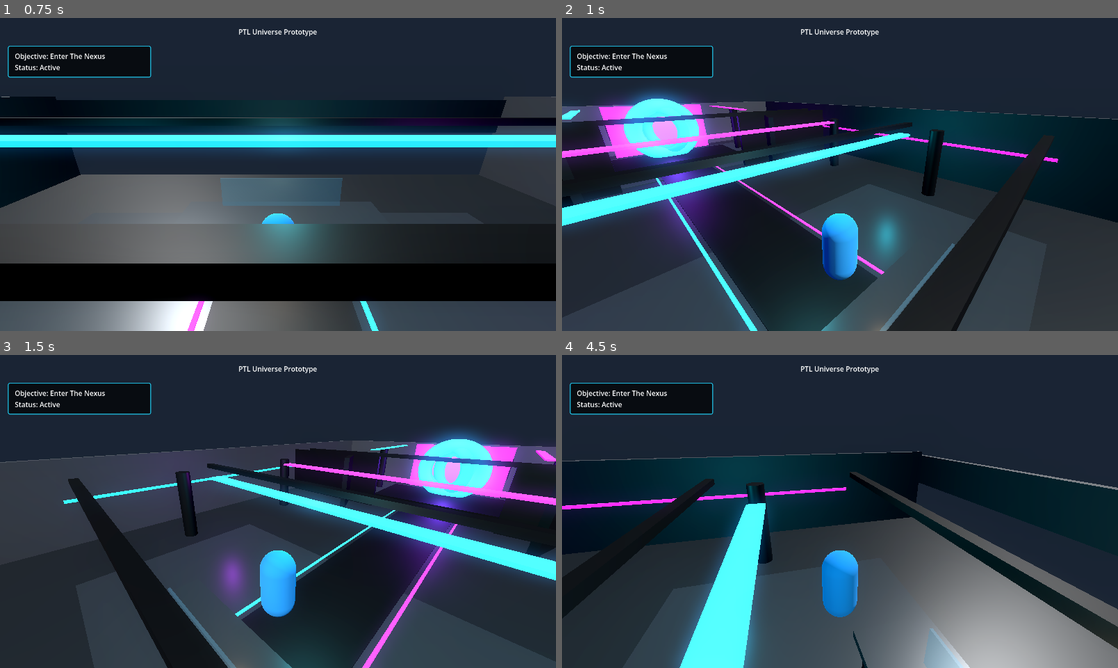
Above: before the commit, frames 1-4 (two rows, left to right).
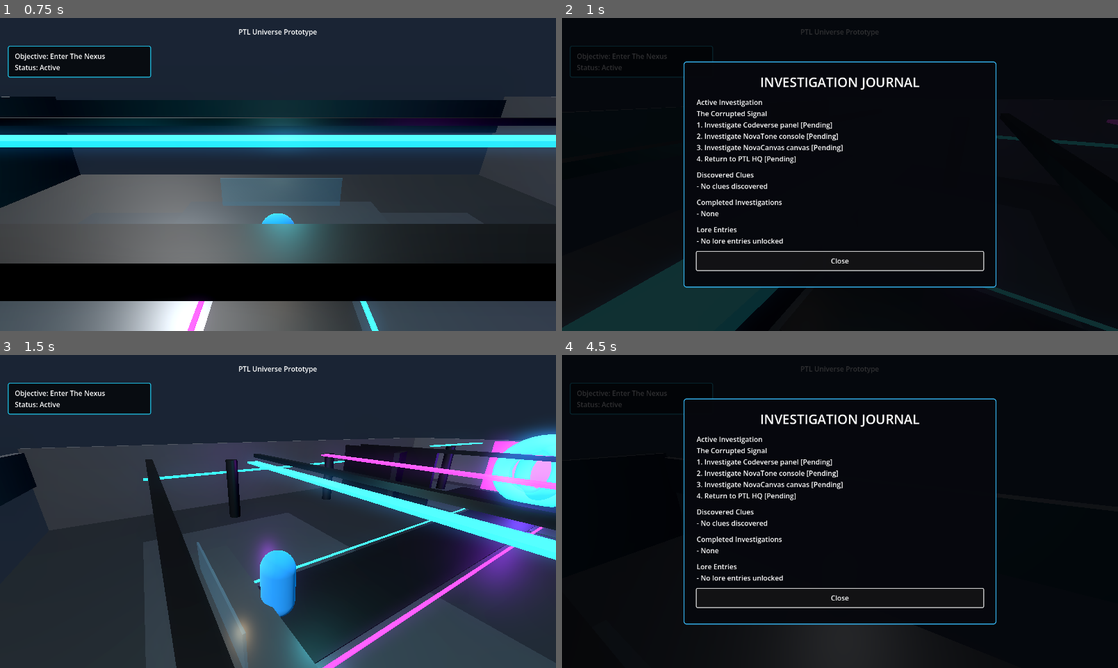
Above: after the commit, the same moments.

Repository: Bparker81597/PTL-Universe
Game: Godot game, scene res://scenes/main/Main.tscn
Same seed, same stepped clock (60 frames per second), same inputs: the game is played once before the commit and once after it.
Inputs:
- Up to frame 1 (0.75 s): tap Enter at 0.5 s; hold D (move_right) from 0.53 s (still down); hold E (interact) from 0.53 s (still down)
- Up to frame 2 (1 s): keep holding D (move_right); keep holding E (interact); tap Space (jump) at 0.77 s; tap Backspace (investigation_journal, bound only after the comm… at 0.8 s
- Up to frame 3 (1.5 s): release D (move_right) at 1.28 s; release E (interact) at 1.28 s; hold S (move_back) from 1.28 s (still down); tap Backspace (investigation_journal, bound only after the comm… at 1.35 s
- Up to frame 4 (4.5 s): tap E (interact) at 1.55, 3.05 s; release S (move_back) at 2.03 s; hold D (move_right) 2.03-2.78 s; hold E (interact) 2.03-2.78 s; tap Backspace (investigation_journal, bound only after the comm… at 2.3, 2.85, 3.8, 4.35 s; hold W (move_forward) 2.78-3.53 s; hold E (interact) 3.53-4.28 s; hold A (move_left) from 3.53 s (still down); tap Space (jump) at 3.77 s; tap Escape (ui_cancel) at 4.15 s

Frame 1 is identical in both runs. In frame 2, 84% of the frame differs, in the area x 0-100%, y 0-100%; in frame 3, 34%; in frame 4, 88%.

Commit message:
Add investigation journal and clue tracking

Diff:
--- a/project.godot
+++ b/project.godot
@@ -19,6 +19,7 @@
 
 SceneManager="*res://systems/portals/scene_manager.gd"
 ObjectiveManager="*res://systems/objectives/objective_manager.gd"
+InvestigationManager="*res://systems/investigations/investigation_manager.gd"
 
 [display]
 
@@ -57,3 +58,8 @@
 "events": [Object(InputEventKey,"resource_local_to_scene":false,"resource_name":"","device":-1,"window_id":0,"alt_press …(192 unchanged characters)…
 ]
 }
+investigation_journal={
+"deadzone": 0.5,
+"events": [Object(InputEventKey,"resource_local_to_scene":false,"resource_name":"","device":-1,"window_id":0,"alt_pressed":false,"shift_pressed":false,"ctrl_pressed":false,"meta_pressed":false,"pressed":false,"keycode":4194308,"physical_keycode":0,"key_label":0,"unicode":9,"location":0,"echo":false,"script":null)
+]
+}
--- a/scenes/main/Main.tscn
+++ b/scenes/main/Main.tscn
@@ -6,6 +6,7 @@
 [ext_resource type="PackedScene" path="res://scenes/ui/PrototypeUI.tscn" id="3_ui"]
 [ext_resource type="PackedScene" path="res://scenes/ui/nexus_menu.tscn" id="4_nexus_menu"]
 [ext_resource type="PackedScene" path="res://scenes/ui/ObjectiveUI.tscn" id="5_objective_ui"]
+[ext_resource type="PackedScene" path="res://scenes/ui/InvestigationJournal.tscn" id="6_journal"]
 
 [node name="Main" type="Node3D"]
 script = ExtResource("1_main")
@@ -26,3 +27,5 @@
 [node name="ObjectiveUI" parent="." instance=ExtResource("5_objective_ui")]
 
 [node name="NexusMenu" parent="." instance=ExtResource("4_nexus_menu")]
+
+[node name="InvestigationJournal" parent="." instance=ExtResource("6_journal")]
--- /dev/null
+++ b/scenes/ui/InvestigationJournal.tscn
@@ -0,0 +1,80 @@
+[gd_scene load_steps=3 format=3 uid="uid://ptl_investigation_journal"]
+
+[ext_resource type="Script" path="res://scripts/investigation_journal.gd" id="1_journal"]
+
+[sub_resource type="StyleBoxFlat" id="StyleBoxFlat_journal"]
+bg_color = Color(0.025, 0.03, 0.05, 0.98)
+border_width_left = 2
+border_width_top = 2
+border_width_right = 2
+border_width_bottom = 2
+border_color = Color(0.22, 0.75, 1, 0.95)
+corner_radius_top_left = 6
+corner_radius_top_right = 6
+corner_radius_bottom_right = 6
+corner_radius_bottom_left = 6
+
+[node name="InvestigationJournal" type="CanvasLayer"]
+layer = 12
+script = ExtResource("1_journal")
+
+[node name="JournalOverlay" type="ColorRect" parent="."]
+anchors_preset = 15
+anchor_right = 1.0
+anchor_bottom = 1.0
+color = Color(0.005, 0.008, 0.018, 0.82)
+
+[node name="CenterContainer" type="CenterContainer" parent="JournalOverlay"]
+layout_mode = 1
+anchors_preset = 15
+anchor_right = 1.0
+anchor_bottom = 1.0
+grow_horizontal = 2
+grow_vertical = 2
+
+[node name="JournalPanel" type="PanelContainer" parent="JournalOverlay/CenterContainer"]
+custom_minimum_size = Vector2(720, 520)
+layout_mode = 2
+theme_override_styles/panel = SubResource("StyleBoxFlat_journal")
+
+[node name="MarginContainer" type="MarginContainer" parent="JournalOverlay/CenterContainer/JournalPanel"]
+layout_mode = 2
+theme_override_constants/margin_left = 28
+theme_override_constants/margin_top = 24
+theme_override_constants/margin_right = 28
+theme_override_constants/margin_bottom = 24
+
+[node name="JournalContent" type="VBoxContainer" parent="JournalOverlay/CenterContainer/JournalPanel/MarginContainer"]
+layout_mode = 2
+theme_override_constants/separation = 14
+
+[node name="TitleLabel" type="Label" parent="JournalOverlay/CenterContainer/JournalPanel/MarginContainer/JournalContent"]
+layout_mode = 2
+theme_override_font_sizes/font_size = 30
+text = "INVESTIGATION JOURNAL"
+horizontal_alignment = 1
+
+[node name="ActiveInvestigationLabel" type="Label" parent="JournalOverlay/CenterContainer/JournalPanel/MarginContainer/JournalContent"]
+layout_mode = 2
+text = "Active Investigation"
+autowrap_mode = 3
+
+[node name="CluesLabel" type="Label" parent="JournalOverlay/CenterContainer/JournalPanel/MarginContainer/JournalContent"]
+layout_mode = 2
+text = "Discovered Clues"
+autowrap_mode = 3
+
+[node name="CompletedLabel" type="Label" parent="JournalOverlay/CenterContainer/JournalPanel/MarginContainer/JournalContent"]
+layout_mode = 2
+text = "Completed Investigations"
+autowrap_mode = 3
+
+[node name="LoreLabel" type="Label" parent="JournalOverlay/CenterContainer/JournalPanel/MarginContainer/JournalContent"]
+layout_mode = 2
+text = "Lore Entries"
+autowrap_mode = 3
+
+[node name="CloseButton" type="Button" parent="JournalOverlay/CenterContainer/JournalPanel/MarginContainer/JournalContent"]
+custom_minimum_size = Vector2(0, 42)
+layout_mode = 2
+text = "Close"
--- a/scenes/worlds/codeverse_city/CodeverseCity.tscn
+++ b/scenes/worlds/codeverse_city/CodeverseCity.tscn
@@ -226,6 +226,9 @@
 script = ExtResource("2_objective")
 interaction_prompt = "Press E to investigate corrupted code"
 completion_message = "The panel is looping damaged access records. Someone altered the city network."
+clue_id = "signal_fragment_a"
+clue_title = "Signal Fragment A"
+lore_entry = "A corrupted Codeverse access record contains part of an unknown transmission."
 
 [node name="CollisionShape3D" type="CollisionShape3D" parent="FloatingCodePanels/CorruptedCodePanel"]
 shape = SubResource("BoxShape3D_interaction")
--- a/scenes/worlds/novacanvas_loft/NovaCanvasLoft.tscn
+++ b/scenes/worlds/novacanvas_loft/NovaCanvasLoft.tscn
@@ -183,6 +183,9 @@
 script = ExtResource("2_objective")
 interaction_prompt = "Press E to inspect the glowing canvas"
 completion_message = "The canvas shifts into a map of connected worlds across the PTL Universe."
+clue_id = "signal_fragment_c"
+clue_title = "Signal Fragment C"
+lore_entry = "The glowing canvas maps the transmission across connected PTL Universe worlds."
 
 [node name="CollisionShape3D" type="CollisionShape3D" parent="GlowingCanvas"]
 shape = SubResource("BoxShape3D_canvas_interaction")
--- a/scenes/worlds/novatone_studio/NovaToneStudio.tscn
+++ b/scenes/worlds/novatone_studio/NovaToneStudio.tscn
@@ -142,6 +142,9 @@
 script = ExtResource("2_objective")
 interaction_prompt = "Press E to check the soundwave console"
 completion_message = "The console reveals a hidden rhythm embedded inside The Nexus signal."
+clue_id = "signal_fragment_b"
+clue_title = "Signal Fragment B"
+lore_entry = "A repeating NovaTone rhythm carries a second fragment of the unknown transmission."
 
 [node name="CollisionShape3D" type="CollisionShape3D" parent="MixingDesk/MusicConsole"]
 shape = SubResource("BoxShape3D_console_interaction")
--- /dev/null
+++ b/scripts/investigation_journal.gd
@@ -0,0 +1,92 @@
+extends CanvasLayer
+
+## Opens with Tab and summarizes investigation progress.
+
+@onready var journal_overlay: ColorRect = $JournalOverlay
+@onready var active_label: Label = $JournalOverlay/CenterContainer/JournalPanel/MarginContainer/JournalContent/ActiveInvestigationLabel
+@onready var clues_label: Label = $JournalOverlay/CenterContainer/JournalPanel/MarginContainer/JournalContent/CluesLabel
+@onready var completed_label: Label = $JournalOverlay/CenterContainer/JournalPanel/MarginContainer/JournalContent/CompletedLabel
+@onready var lore_label: Label = $JournalOverlay/CenterContainer/JournalPanel/MarginContainer/JournalContent/LoreLabel
+@onready var close_button: Button = $JournalOverlay/CenterContainer/JournalPanel/MarginContainer/JournalContent/CloseButton
+
+
+func _ready() -> void:
+	process_mode = Node.PROCESS_MODE_ALWAYS
+	close_button.pressed.connect(close_journal)
+	InvestigationManager.investigation_updated.connect(refresh_journal)
+	journal_overlay.hide()
+	refresh_journal()
+
+
+func _unhandled_input(event: InputEvent) -> void:
+	if event.is_action_pressed("investigation_journal"):
+		if get_tree().paused and not journal_overlay.visible:
+			return
+		toggle_journal()
+		get_viewport().set_input_as_handled()
+	elif journal_overlay.visible and event.is_action_pressed("ui_cancel"):
+		close_journal()
+		get_viewport().set_input_as_handled()
+
+
+func toggle_journal() -> void:
+	if journal_overlay.visible:
+		close_journal()
+	else:
+		open_journal()
+
+
+func open_journal() -> void:
+	refresh_journal()
+	journal_overlay.show()
+	get_tree().paused = true
+	close_button.grab_focus()
+
+
+func close_journal() -> void:
+	get_tree().paused = false
+	journal_overlay.hide()
+
+
+func refresh_journal() -> void:
+	var active_text := InvestigationManager.active_investigation
+	if active_text == "":
+		active_text = "None"
+	active_label.text = "Active Investigation\n%s\n%s" % [active_text, InvestigationManager.get_steps_text()]
+
+	clues_label.text = "Discovered Clues\n%s" % _format_clues()
+	completed_label.text = "Completed Investigations\n%s" % _format_completed()
+	lore_label.text = "Lore Entries\n%s" % _format_lore()
+
+
+func _format_clues() -> String:
+	if InvestigationManager.discovered_clues.is_empty():
+		return "- No clues discovered"
+
+	var lines: Array[String] = []
+	for clue_id in InvestigationManager.REQUIRED_CLUE_IDS:
+		if InvestigationManager.discovered_clues.has(clue_id):
+			lines.append("- %s" % InvestigationManager.discovered_clues[clue_id]["title"])
+		else:
+			lines.append("- Unknown signal fragment")
+	return "\n".join(lines)
+
+
+func _format_completed() -> String:
+	if InvestigationManager.completed_investigations.is_empty():
+		return "- None"
+
+	var lines: Array[String] = []
+	for investigation_name in InvestigationManager.completed_investigations:
+		lines.append("- %s" % investigation_name)
+	return "\n".join(lines)
+
+
+func _format_lore() -> String:
+	if InvestigationManager.lore_entries.is_empty():
+		return "- No lore entries unlocked"
+
+	var lines: Array[String] = []
+	for lore_entry in InvestigationManager.lore_entries:
+		lines.append("- %s" % lore_entry)
+	return "\n".join(lines)
--- /dev/null
+++ b/systems/investigations/investigation_manager.gd
@@ -0,0 +1,77 @@
+extends Node
+
+## Stores investigation progress, discovered clues, and unlocked lore.
+
+signal investigation_updated
+
+const INVESTIGATION_TITLE := "The Corrupted Signal"
+const REQUIRED_CLUE_IDS := ["signal_fragment_a", "signal_fragment_b", "signal_fragment_c"]
+
+var active_investigation: String = INVESTIGATION_TITLE
+var discovered_clues: Dictionary = {}
+var completed_investigations: Array[String] = []
+var lore_entries: Array[String] = []
+
+
+func discover_clue(clue_id: String, clue_title: String, lore_entry: String) -> void:
+	if discovered_clues.has(clue_id):
+		return
+
+	discovered_clues[clue_id] = {
+		"title": clue_title,
+		"lore": lore_entry,
+	}
+	if lore_entry != "":
+		lore_entries.append(lore_entry)
+
+	investigation_updated.emit()
+
+	if has_all_required_clues():
+		ObjectiveManager.set_custom_objective("Return to PTL HQ")
+		ObjectiveManager.message_shown.emit("All signal fragments recovered. Return to PTL HQ.")
+
+
+func on_world_loaded(world_name: String) -> void:
+	if completed_investigations.has(INVESTIGATION_TITLE):
+		return
+
+	if has_all_required_clues():
+		if world_name == "PTL_HQ":
+			complete_investigation()
+		else:
+			ObjectiveManager.set_custom_objective("Return to PTL HQ")
+
+
+func has_all_required_clues() -> bool:
+	for clue_id in REQUIRED_CLUE_IDS:
+		if not discovered_clues.has(clue_id):
+			return false
+	return true
+
+
+func get_steps_text() -> String:
+	var steps := [
+		["Investigate Codeverse panel", discovered_clues.has("signal_fragment_a")],
+		["Investigate NovaTone console", discovered_clues.has("signal_fragment_b")],
+		["Investigate NovaCanvas canvas", discovered_clues.has("signal_fragment_c")],
+		["Return to PTL HQ", completed_investigations.has(INVESTIGATION_TITLE)],
+	]
+
+	var lines: Array[String] = []
+	for index in steps.size():
+		var status := "Complete" if steps[index][1] else "Pending"
+		if index == 3 and has_all_required_clues() and not steps[index][1]:
+			status = "Active"
+		lines.append("%d. %s [%s]" % [index + 1, steps[index][0], status])
+	return "\n".join(lines)
+
+
+func complete_investigation() -> void:
+	if completed_investigations.has(INVESTIGATION_TITLE):
+		return
+
+	completed_investigations.append(INVESTIGATION_TITLE)
+	active_investigation = ""
+	ObjectiveManager.set_custom_objective("Return to PTL HQ")
+	ObjectiveManager.complete_current_objective("Unknown source detected: GLITCH")
+	investigation_updated.emit()
--- a/systems/objectives/objective_interactable.gd
+++ b/systems/objectives/objective_interactable.gd
@@ -4,6 +4,9 @@
 
 @export var interaction_prompt: String = "Press E to investigate"
 @export_multiline var completion_message: String = "Objective complete."
+@export var clue_id: String = ""
+@export var clue_title: String = ""
+@export_multiline var lore_entry: String = ""
 
 var player_nearby: bool = false
 var nexus_menu: CanvasLayer
@@ -16,17 +19,19 @@
 
 
 func _unhandled_input(event: InputEvent) -> void:
-	if not player_nearby or ObjectiveManager.objective_complete:
+	if not player_nearby or ObjectiveManager.objective_complete or _is_already_discovered():
 		return
 
 	if event.is_action_pressed("interact"):
 		ObjectiveManager.complete_current_objective(completion_message)
+		if clue_id != "":
+			InvestigationManager.discover_clue(clue_id, clue_title, lore_entry)
 		_hide_prompt()
 		get_viewport().set_input_as_handled()
 
 
 func _on_body_entered(body: Node3D) -> void:
-	if not body.is_in_group("player") or ObjectiveManager.objective_complete:
+	if not body.is_in_group("player") or ObjectiveManager.objective_complete or _is_already_discovered():
 		return
 
 	player_nearby = true
@@ -45,3 +50,7 @@
 func _hide_prompt() -> void:
 	if nexus_menu != null and nexus_menu.has_method("set_interaction_prompt"):
 		nexus_menu.set_interaction_prompt(false, interaction_prompt)
+
+
+func _is_already_discovered() -> bool:
+	return clue_id != "" and InvestigationManager.discovered_clues.has(clue_id)
--- a/systems/objectives/objective_manager.gd
+++ b/systems/objectives/objective_manager.gd
@@ -25,6 +25,12 @@
 	objective_changed.emit(current_objective, objective_complete)
 
 
+func set_custom_objective(objective_text: String) -> void:
+	current_objective = objective_text
+	objective_complete = false
+	objective_changed.emit(current_objective, objective_complete)
+
+
 func complete_current_objective(message_text: String) -> void:
 	if current_objective == "" or objective_complete:
 		return
--- a/systems/portals/scene_manager.gd
+++ b/systems/portals/scene_manager.gd
@@ -13,7 +13,9 @@
 	world_container = container
 	player = persistent_player
 	if world_container.get_child_count() > 0:
-		ObjectiveManager.set_world_objective(world_container.get_child(0).name)
+		var initial_world_name := world_container.get_child(0).name
+		ObjectiveManager.set_world_objective(initial_world_name)
+		InvestigationManager.on_world_loaded(initial_world_name)
 
 
 func travel_to(world_scene_path: String) -> void:
@@ -34,6 +36,7 @@
 	world_container.add_child(new_world)
 	move_player_to_spawn(new_world)
 	ObjectiveManager.set_world_objective(new_world.name)
+	InvestigationManager.on_world_loaded(new_world.name)
 
 
 func return_to_ptl_hq() -> void:
Not shown: 1 places in scenes/main/Main.tscn that only renumber resources
Not shown, added: scripts/investigation_journal.gd.uid
Not shown, added: systems/investigations/investigation_manager.gd.uid
Not shown, changed: README.md
Not shown, changed: docs/prototype_overview.md
